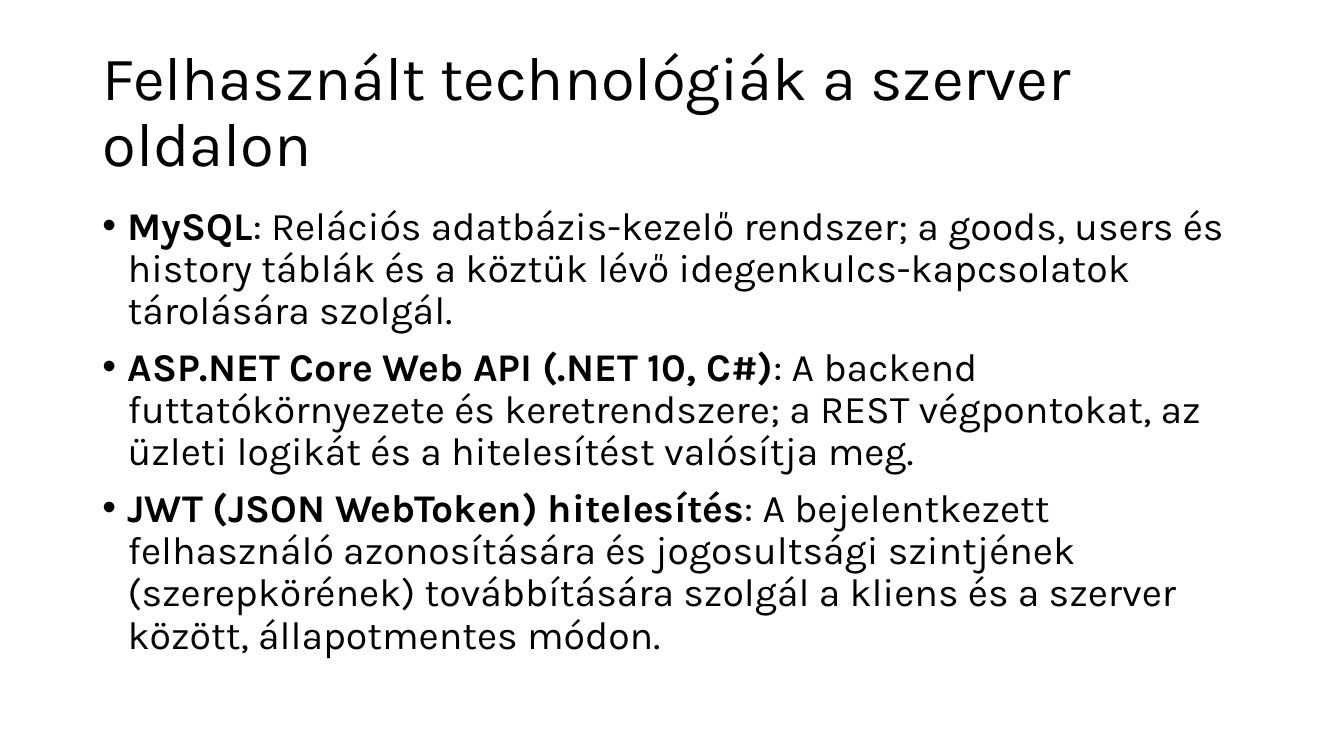
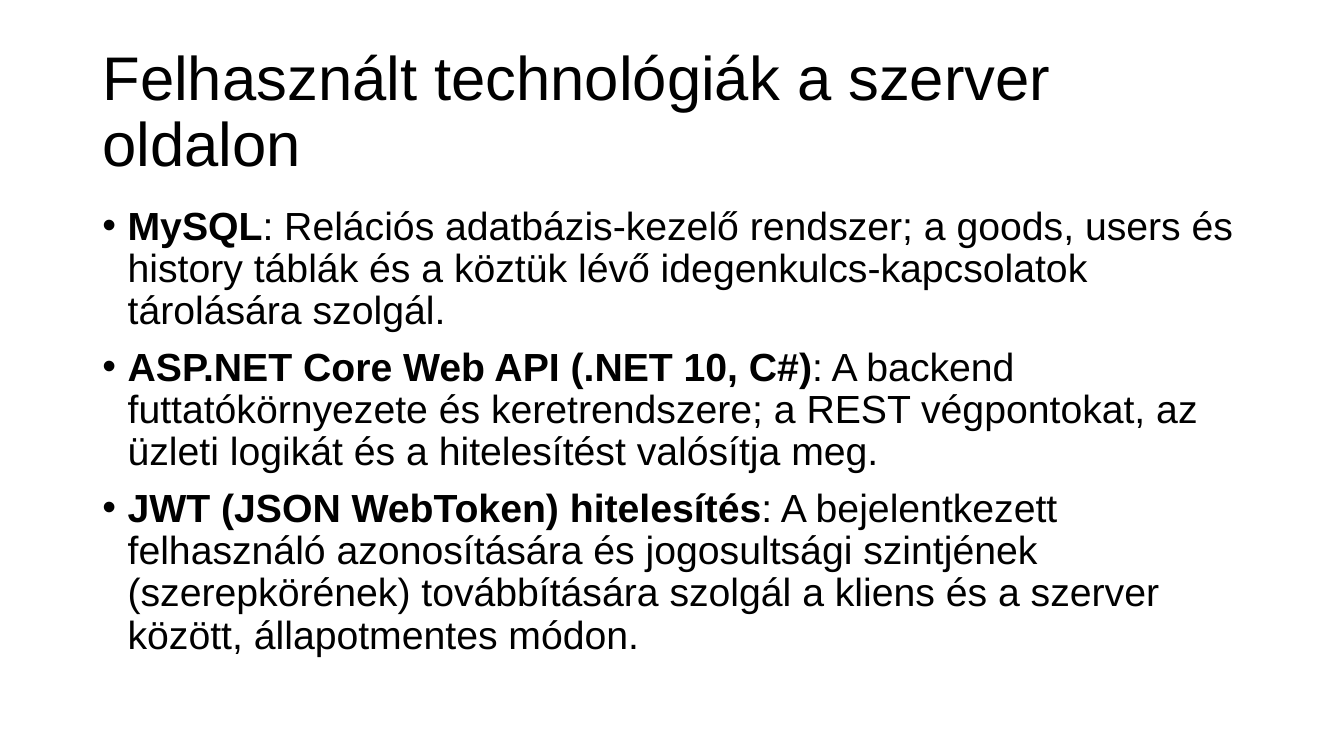
Before and after one commit to Vividia47/raktar, a slide deck: slide 5 of Documentation/exam.pptx. Drawn at 1344x756 pixels with LibreOffice and Linux fonts; fonts in the diff are those of the drawing; background and template pictures are left out. Boxes give left, top, right and bottom in pixels: in the first picture for what was removed or moved away, otherwise in the second. Text is boxed around its words. In the diff, an @@ line names an element or a change of style, - is before the commit and + after.

```diff
--- a/Documentation/exam.pptx
+++ b/Documentation/exam.pptx
@@ title "Felhasznált technológiák a szerver oldalon" at (102,54,1050,167): font Karla to Arial @@
@@ text "MySQL: Relációs adatbázis-kezelő rendszer; a ..." at (128,211,1233,657): font Karla to Arial; less space between paragraphs @@
```
Also in this commit, not shown: 6 other slides changed, 10 slides added.
